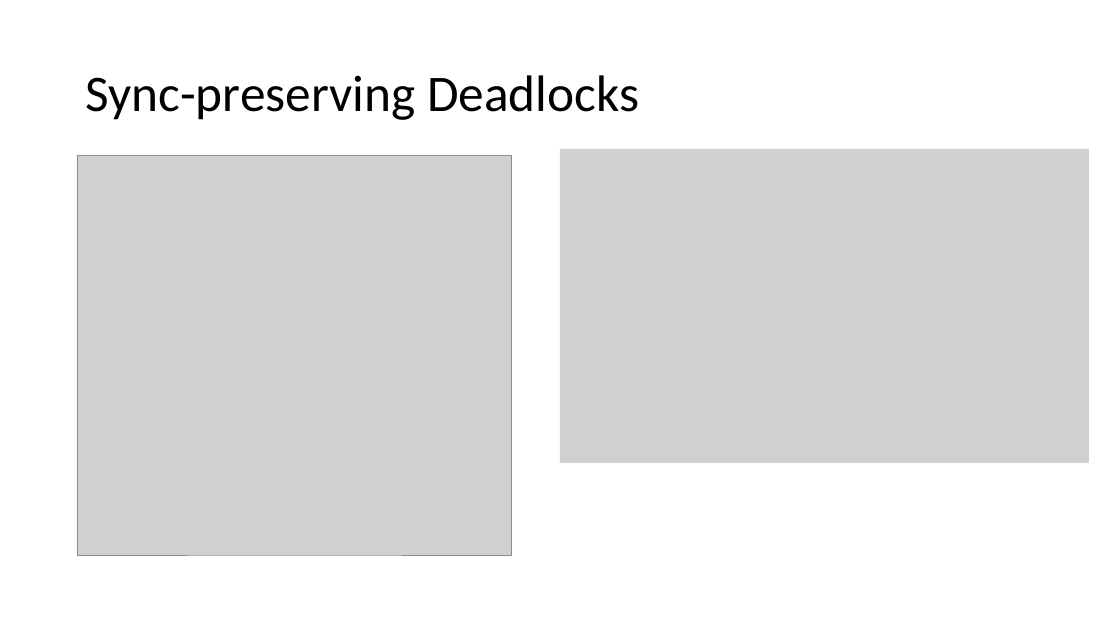
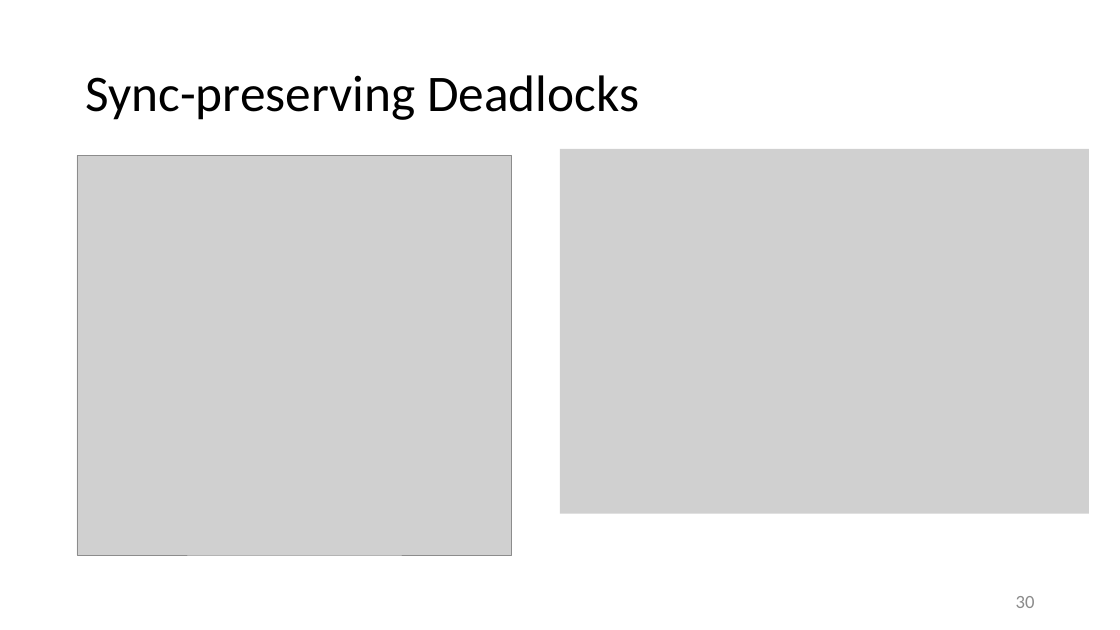
Before and after one commit to HuBaX/Seminararbeit, a slide deck: slide 30 of Sound Dynamic Deadlock Prediction in Linear Time.pptx. Drawn at 1120x630 pixels with LibreOffice and Linux fonts; fonts in the diff are those of the drawing; grey boxes stand for pictures. Boxes give left, top, right and bottom in pixels: in the first picture for what was removed or moved away, otherwise in the second. Text is boxed around its words. In the diff, an @@ line names an element or a change of style, - is before the commit and + after.

```diff
--- a/Sound Dynamic Deadlock Prediction in Linear Time.pptx
+++ b/Sound Dynamic Deadlock Prediction in Linear Time.pptx
@@ picture: place and size @@
-picture at [560,149,1090,463]
+picture at [560,149,1090,513]
@@ page number added at [1016,596,1035,608], 16 pt, text #8C8C8C @@
+30
```
Also in this commit, not shown: 28 other slides changed, 1 slide added, 1 slide removed, 1 other file.
